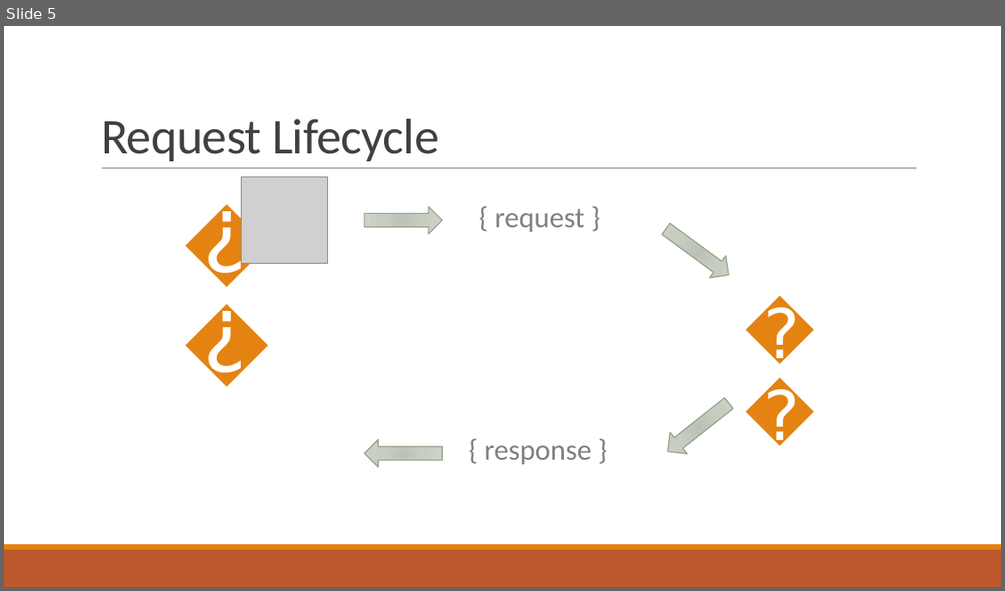
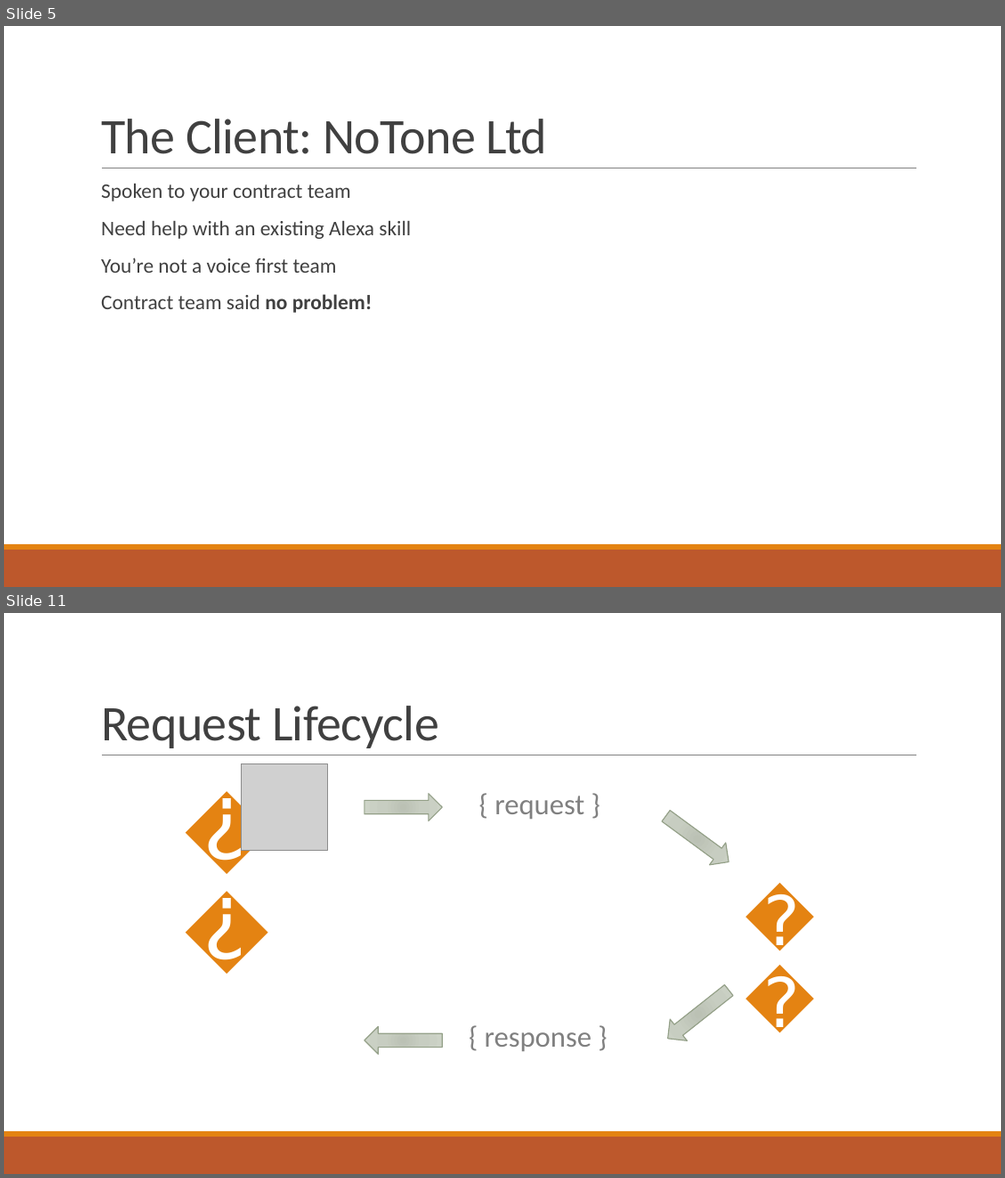
Before and after one commit to stoiveyp/DDDWales2018, a slide deck: Presentation/VoiceAndMore.pptx. Shown one above the other, each under a label of ours: slide 5 before the commit, slides 5 and 11 after it; the slides between them are not shown. The pictures are 1005x591 and 1005x1178 pixels, drawn with LibreOffice and Linux fonts; fonts in the diff are those of the drawing; grey boxes stand for pictures. Boxes give left, top, right and bottom in pixels: in the first picture for what was removed or moved away, otherwise in the second. Text is boxed around its words. In the diff, an @@ line names an element or a change of style, - is before the commit and + after.

Commit message:
added until skill messaging

```diff
--- a/Presentation/VoiceAndMore.pptx
+++ b/Presentation/VoiceAndMore.pptx
@@ slide 5 added at [4, 26, 1001, 587], background #FFFFFF; not listed: 3 template elements that a slide beside it also shows @@
@@ title added at [101, 119, 547, 154], 48 pt, text #404040 @@
+The Client: NoTone Ltd
@@ text added at [101, 184, 411, 313], 20 pt, text #404040 @@
+  Spoken to your contract team
+  Need help with an existing Alexa skill
+  You’re not a voice first team
+  Contract team said no problem!
@@ what was slide 5 is now slide 11 @@
```
Also in this commit, not shown: 3 slides changed, 14 other slides added, 1 slide removed.
